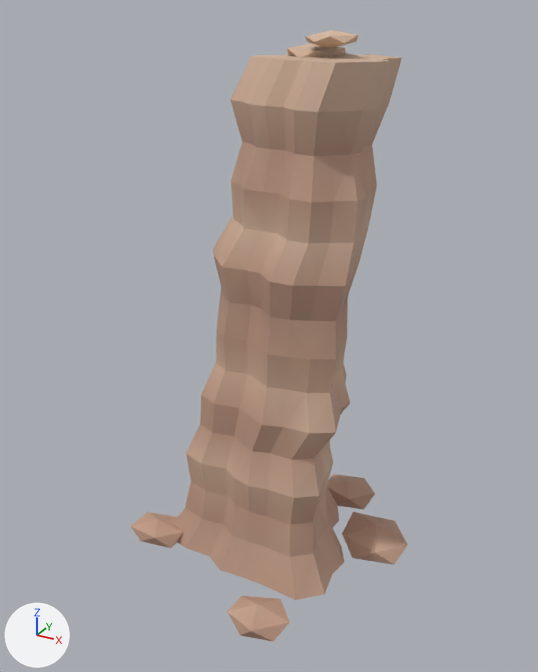
The glTF model game/assets/nature/biome/rock_spire_b.glb, before and after one commit.
Rendered twice from a camera (50 mm lens) standing at (5.52, -10.15, 9.24) and looking at (0.0, -0.11, 4.22). Arrows for +X, +Y and +Z are at lower left; the lights stay in place. The picture after the commit comes second. Vertices at exactly the same position are counted once.

Names of what the first picture shows: 'rock_spire_b'.
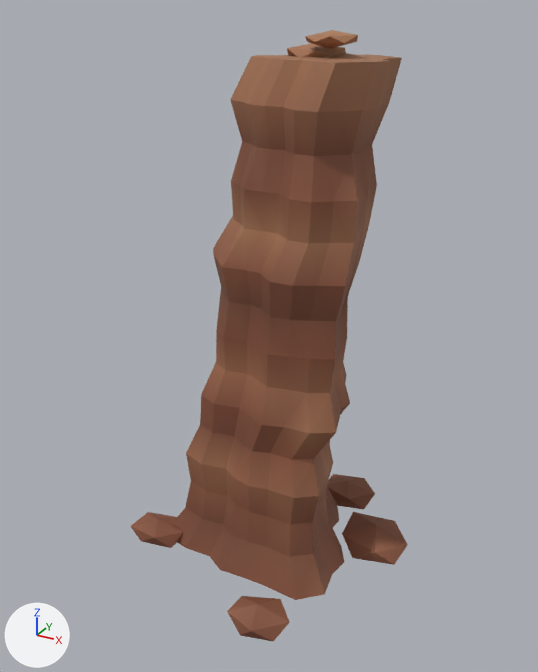
Pixel boxes (x1, y1, x2, y2) of what changed, in the pictures (538 x 672 px):
part 1 of me_rock_spire_b, recoloured (beige to brown)
    both: (131, 30, 408, 641)

The change in detail:
me_rock_spire_b has 427 vertices, 818 faces and spans x -2.29..2.6, y -2.45..2.44, z -0.08..8.97.
me_rock_spire_b is used by ob_rock_spire_b; location (-0.16, 0.0, 0.0).
me_rock_spire_b part 1: 818 faces centred in x -2.23..2.53, y -2.38..2.38, z -0.04..8.93 are repainted in the vertex colours; the middle colour goes from beige #c29c87 to brown #8a553d.
